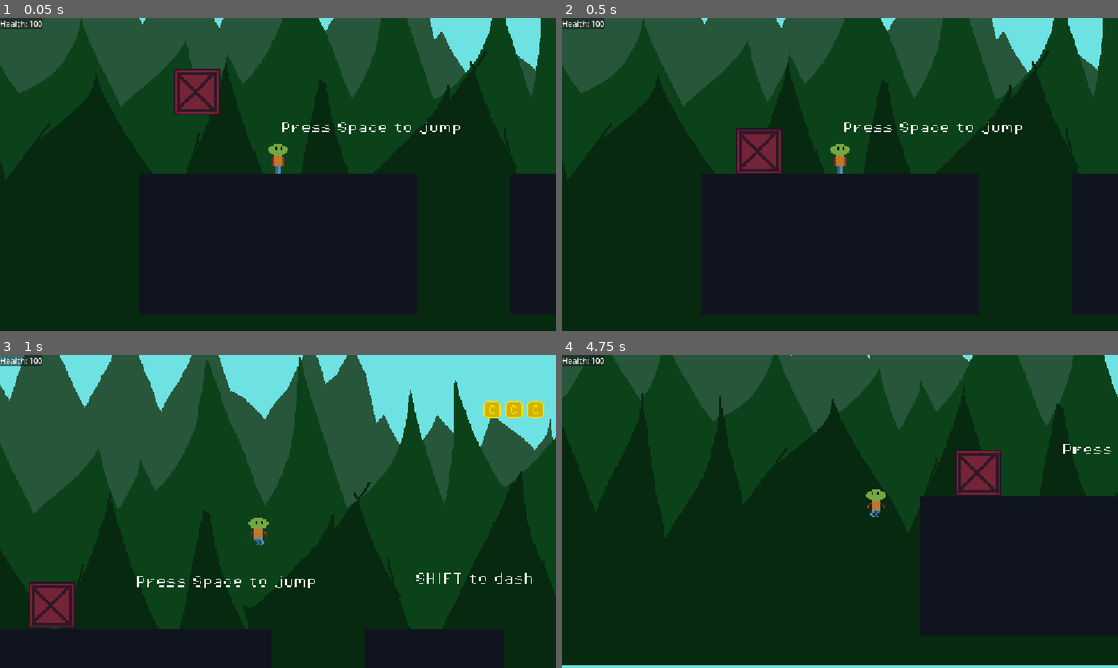
Above: before the commit, frames 1-4 (two rows, left to right).
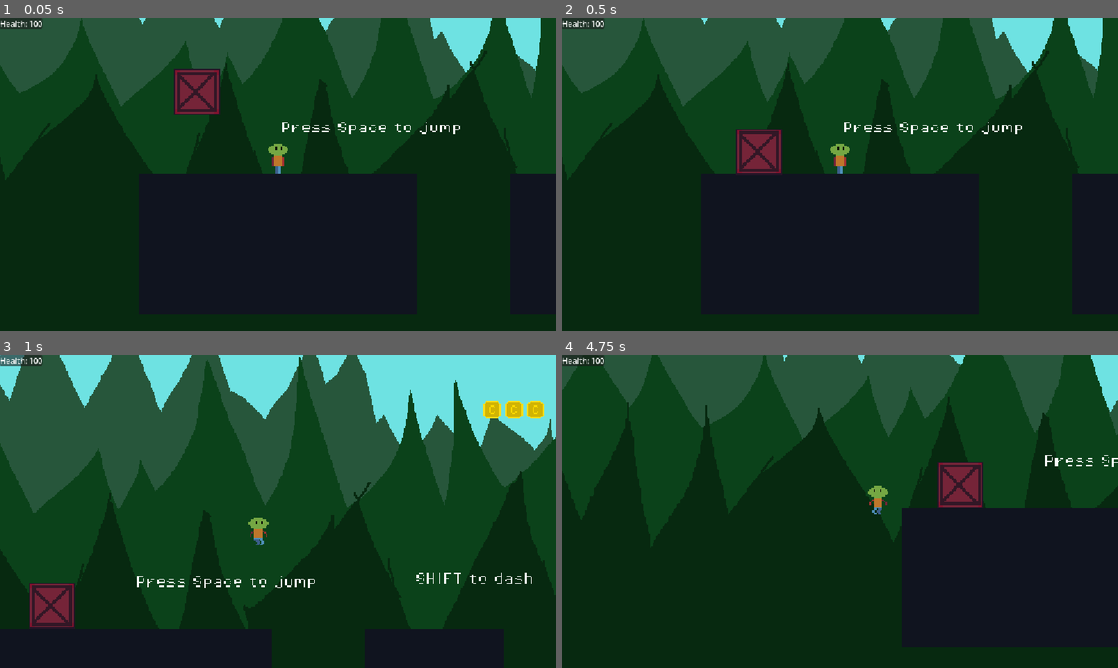
Above: after the commit, the same moments.

Repository: Sanved001/scribe-2d
Game: Godot game, scene res://scenes/boot.tscn
The game is run twice, just before and just after one commit, with the same random seed, the same clock (stepped at 60 frames per second) and the same inputs.
Inputs (mouse positions are in pixels of both pictures, inside the frame that each line leads up to):
- Up to frame 1 (0.05 s): no input
- Up to frame 2 (0.5 s): no input
- Up to frame 3 (1 s): tap Space (jump) at 0.5, 0.77 s; move the mouse to (400, 495) at 0.52 s; hold D (right) from 0.53 s (still down); click (400, 495) at 0.6 s
- Up to frame 4 (4.75 s): tap Space (jump) at 1.25, 1.52, 2, 2.75, 3.02, 3.77, 4.52 s; move the mouse to (728, 527) at 1.27 s; tap Shift (dash) at 1.35, 4.35 s; move the mouse to (895, 442) at 2.02 s; release D (right) at 2.03 s; hold A (left) 2.03-2.78 s; hold E (interact) 2.03-2.78 s; move the mouse to (812, 574) at 2.77 s; hold D (right) 2.78-4.28 s; tap F (shift_plane) at 2.85 s; move the mouse to (1006, 558) at 3.52 s; click (1006, 558) at 3.6 s; move the mouse to (673, 464) at 4.27 s; hold A (left) from 4.28 s (still down)

Frame 1 is identical in both runs. In frame 2, less than 0.1% of the frame differs, in the area x 31-40%, y 35-48%; in frame 3, 0.1%; in frame 4, 15%, in the area x 0-100%, y 0-100%.

Commit message:
Converted crate from Character Body2d to Rigidbody 2d and some other smallc changes

Diff:
--- a/scenes/functions/push_and_pull_handler.tscn
+++ b/scenes/functions/RigidBody2dpush_and_pull_handler.tscn
@@ -1,13 +1,15 @@
 [gd_scene format=3 uid="uid://cywigvtni4mxu"]
 
-[ext_resource type="Script" uid="uid://c4km6aycot7gp" path="res://scripts/functions/push_and_pull_handler.gd" id="1_gfv4e"]
+[ext_resource type="Script" uid="uid://c4km6aycot7gp" path="res://scripts/functions/push_and_pull_handler.gd" id="1_ko8gx"]
 
 [sub_resource type="RectangleShape2D" id="RectangleShape2D_px6mr"]
 
-[node name="PushAndPullHandler" type="Node2D" unique_id=564638226]
-script = ExtResource("1_gfv4e")
+[node name="RigidBody2dPushAndPullHandler" type="Node2D" unique_id=564638226]
+script = ExtResource("1_ko8gx")
 
 [node name="Area2D" type="Area2D" parent="." unique_id=518890271]
 
 [node name="CollisionShape2D" type="CollisionShape2D" parent="Area2D" unique_id=1775047916]
 shape = SubResource("RectangleShape2D_px6mr")
+
+[node name="RayCast2D" type="RayCast2D" parent="." unique_id=813493254]
--- a/scenes/movable_objects/crates/Crate2x2Movable.tscn
+++ b/scenes/movable_objects/crates/Crate2x2Movable.tscn
@@ -1,12 +1,12 @@
 [gd_scene format=3 uid="uid://xs5250xaegvp"]
 
-[ext_resource type="Script" uid="uid://k2vn7vb23iyr" path="res://scenes/movable_objects/crates/crate_2x_2_movable.gd" id="1_8hiyg"]
+[ext_resource type="Script" uid="uid://doak1j2b2sd3v" path="res://scenes/movable_objects/crates/crate_2x_2_movable.gd" id="1_8hiyg"]
 [ext_resource type="Texture2D" uid="uid://bnsw758peqa7q" path="res://assets/sprites/movable_objects/crate 2x2.png" id="1_qdlqd"]
 
 [sub_resource type="RectangleShape2D" id="RectangleShape2D_7c64l"]
 size = Vector2(32, 32)
 
-[node name="Crate2x2Movable" type="CharacterBody2D" unique_id=407075049]
+[node name="Crate2x2Movable" type="RigidBody2D" unique_id=84730968]
 collision_layer = 32
 script = ExtResource("1_8hiyg")
 
@@ -15,11 +15,3 @@
 
 [node name="CollisionShape2D" type="CollisionShape2D" parent="." unique_id=1451931001]
 shape = SubResource("RectangleShape2D_7c64l")
-
-[node name="PlayerDetector" type="RayCast2D" parent="." unique_id=1204375126]
-target_position = Vector2(20, 0)
-collision_mask = 3
-
-[node name="PlayerDetector2" type="RayCast2D" parent="." unique_id=1312892368]
-target_position = Vector2(-20, 0)
-collision_mask = 3
--- a/scenes/movable_objects/crates/crate_2x_2_movable.gd
+++ b/scenes/movable_objects/crates/crate_2x_2_movable.gd
@@ -1,37 +1,11 @@
-extends CharacterBody2D
-@onready var player_detector: RayCast2D = $PlayerDetector
-@onready var player_detector_2: RayCast2D = $PlayerDetector2
+extends RigidBody2D
 
 
-var direction:float = 0.0
+# Called when the node enters the scene tree for the first time.
+func _ready() -> void:
+	pass # Replace with function body.
 
 
-const SPEED = 50.0
-const JUMP_VELOCITY = -400.0
-
-
-func _physics_process(delta: float) -> void:
-	direction = 0.0
-	# Add the gravity.
-	if not is_on_floor():
-		velocity += get_gravity() * delta
-
-	player_is_pushing()
-	if direction:
-		velocity.x = direction * SPEED
-	else:
-		velocity.x = move_toward(velocity.x, 0, SPEED)
-
-	move_and_slide()
-
-func player_is_pushing():
-	if player_detector.is_colliding():
-		var m_collider = player_detector.get_collider()
-		if m_collider.is_in_group("player"):
-			if Input.is_action_pressed("left"):
-				direction = -1.0
-	elif player_detector_2.is_colliding():
-		var m_collider = player_detector_2.get_collider()
-		if m_collider.is_in_group("player"):
-			if Input.is_action_pressed("right"):
-				direction = 1.0
+# Called every frame. 'delta' is the elapsed time since the previous frame.
+func _process(delta: float) -> void:
+	pass
--- a/scripts/functions/push_and_pull_handler.gd
+++ b/scripts/functions/push_and_pull_handler.gd
@@ -1,5 +1,6 @@
 extends Node2D
 @export var friction:float = 0.0
+
 
 
 # Called when the node enters the scene tree for the first time.
Not shown, changed: Scribe-2d-updates.txt
Not shown, changed: scenes/movable_objects/crates/crate_2x_2_movable.gd.uid
